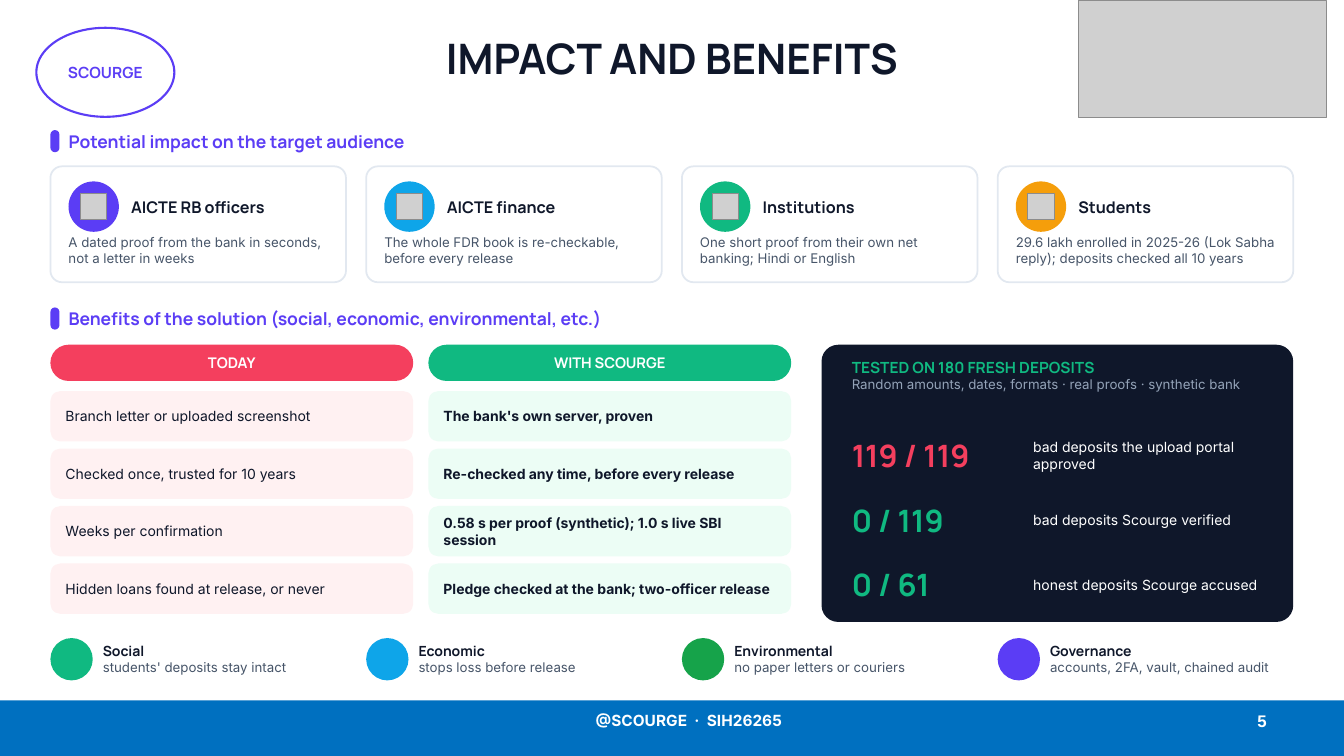
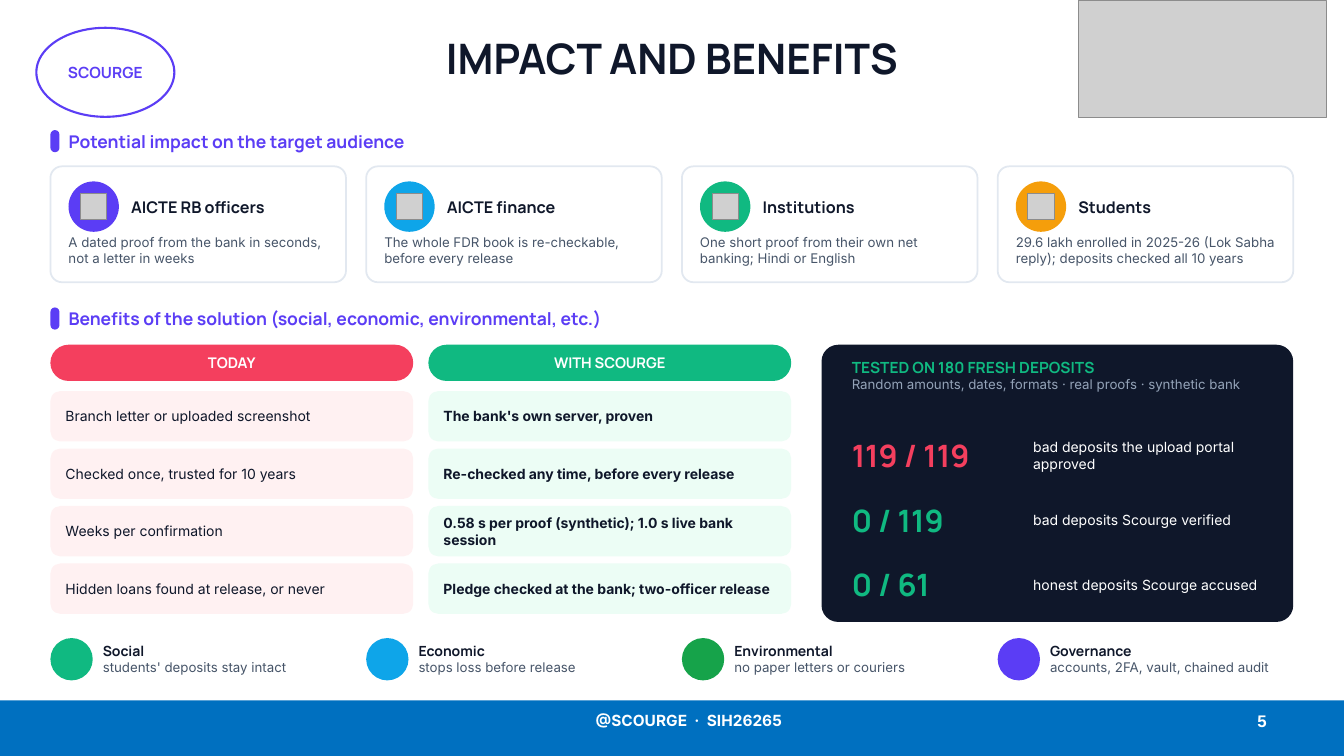
Before and after one commit to Lakki007/Arnavax-Scourge-SIH26265, a slide deck: slide 5 of docs/ppt/Scourge_SIH26265_Idea.pptx. Drawn at 1344x756 pixels with LibreOffice and Linux fonts; fonts in the diff are those of the drawing; grey boxes stand for pictures; background and template pictures are left out. Boxes give left, top, right and bottom in pixels: in the first picture for what was removed or moved away, otherwise in the second. Text is boxed around its words. In the diff, an @@ line names an element or a change of style, - is before the commit and + after.

```diff
--- a/docs/ppt/Scourge_SIH26265_Idea.pptx
+++ b/docs/ppt/Scourge_SIH26265_Idea.pptx
@@ text at box(443, 517, 733, 545): text changed @@
-0.58 s per proof (synthetic); 1.0 s live SBI session
+0.58 s per proof (synthetic); 1.0 s live bank session
```
Also in this commit, not shown: 3 other slides changed, 2 other files.
